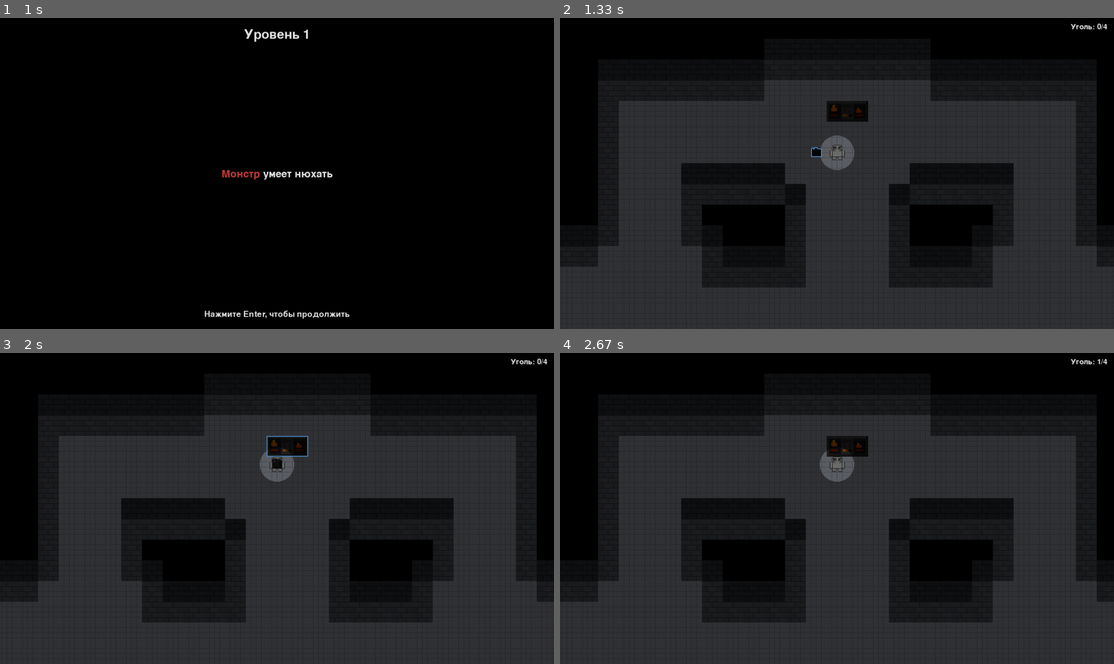
Above: before the commit, frames 1-4 (two rows, left to right).
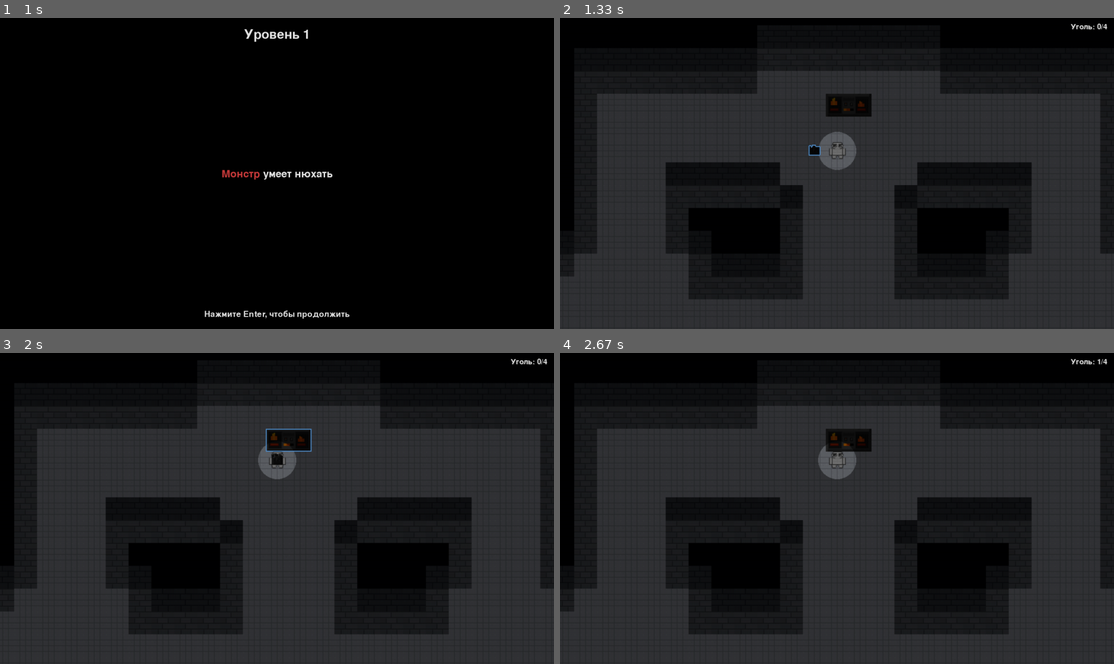
Above: after the commit, the same moments.

Repository: sser1to/pygame_project
Game: pygame game, started from main.py
The game is run twice, just before and just after one commit, with the same random seed, the same clock (stepped at 60 frames per second) and the same inputs.
Inputs:
- Up to frame 1 (1 s): tap Enter at 0.33 s
- Up to frame 2 (1.33 s): tap Keypad Enter at 1.17 s
- Up to frame 3 (2 s): hold Enter 1.5-1.97 s; hold W 1.5-1.97 s
- Up to frame 4 (2.67 s): tap Enter at 2 s

Frame 1 is identical in both runs. In frame 2, 8.6% of the frame differs, in the area x 0-100%, y 9-91%; in frame 3, 8.6%; in frame 4, 8.5%.

Commit message:
add objects cannot be seen in the dark, remove the cursor during the game

Diff:
--- a/main.py
+++ b/main.py
@@ -78,8 +78,8 @@
 MONSTER_ARM_UPPER_SCALE_Y = 0.35
 MONSTER_ARM_LOWER_SCALE_X = 1.8
 MONSTER_ARM_LOWER_SCALE_Y = 0.5
-MONSTER_SPAWN_SAFE_RADIUS = 8
-MONSTER_SPAWN_MIN_DISTANCE = 6
+MONSTER_SPAWN_SAFE_RADIUS = 20
+MONSTER_SPAWN_MIN_DISTANCE = 10
 MONSTER_PATROL_COUNT = 14
 MONSTER_PATROL_SAMPLE_SIZE = 200
 MONSTER_GRAB_RADIUS_TILES = 4
@@ -88,6 +88,7 @@
 MONSTER_GRAB_SWAY = 0.06
 MONSTER_ANCHOR_LERP = 0.08
 MONSTER_TINT = (70, 70, 70)
+CAMERA_ZOOM = 1.1
 
 STONE_THROW_SPEED = 520
 
@@ -903,6 +904,17 @@
     return light_tiles
 
 
+def get_candle_visibility_tiles(items, player):
+    visibility_tiles = set()
+    visibility_radius = CANDLE_LIGHT_RADIUS + 1
+    if player.carrying == ITEM_CANDLE:
+        visibility_tiles.update(get_light_tiles(get_player_tile(player), visibility_radius))
+    for item in items:
+        if item.kind == ITEM_CANDLE:
+            visibility_tiles.update(get_light_tiles(item.tile, visibility_radius))
+    return visibility_tiles
+
+
 def get_candle_centers(player, items):
     centers = []
     if player.carrying == ITEM_CANDLE:
@@ -919,6 +931,10 @@
     return centers
 
 
+def item_is_visible(item_tile, dark_tiles, visibility_tiles):
+    return item_tile not in dark_tiles or item_tile in visibility_tiles
+
+
 def get_item_at(items, tile):
     for item in items:
         if item.tile == tile:
@@ -965,7 +981,16 @@
     return last_valid
 
 
-def handle_interaction(player, items, grid, sound_events, stone_projectiles, stone_sprite, sfx=None):
+def handle_interaction(
+    player,
+    items,
+    grid,
+    sound_events,
+    stone_projectiles,
+    stone_sprite,
+    dark_tiles=None,
+    sfx=None,
+):
     player_tile = get_player_tile(player)
     offset = direction_to_offset(player.last_dir)
     target_tile = (player_tile[0] + offset[0], player_tile[1] + offset[1]) if offset != (0, 0) else None
@@ -1072,12 +1097,14 @@
                 screen.blit(assets["furnace_single"], (world_x - offset.x, world_y - offset.y))
 
 
-def draw_items(screen, items, assets, offset):
+def draw_items(screen, items, assets, offset, dark_tiles=None, visibility_tiles=None):
     for item in items:
+        if dark_tiles is not None and visibility_tiles is not None and not item_is_visible(item.tile, dark_tiles, visibility_tiles):
+            continue
         item.draw(screen, assets, offset)
 
 
-def draw_item_outlines(screen, items, assets, outlines, offset, player):
+def draw_item_outlines(screen, items, assets, outlines, offset, player, dark_tiles=None, visibility_tiles=None):
     player_tile = get_player_tile(player)
     can_pick = player.carrying is None
     pickable_tiles = [player_tile] + adjacent_tiles(player_tile)
@@ -1085,6 +1112,8 @@
     candidate_dist = None
     player_center = player.rect.center
     for item in items:
+        if dark_tiles is not None and visibility_tiles is not None and not item_is_visible(item.tile, dark_tiles, visibility_tiles):
+            continue
         if item.tile not in pickable_tiles:
             continue
         if item.kind == ITEM_LEVER and item.active:
@@ -1218,6 +1247,18 @@
         screen.blit(shadow, (x + 2, y + 2))
         screen.blit(text, (x, y))
         y += line_height
+
+
+def blit_zoomed_world(screen, world_surface, zoom):
+    if zoom <= 1.0:
+        screen.blit(world_surface, (0, 0))
+        return
+    width, height = world_surface.get_size()
+    zoomed_size = (int(width * zoom), int(height * zoom))
+    zoomed_surface = pygame.transform.smoothscale(world_surface, zoomed_size)
+    offset_x = (width - zoomed_size[0]) // 2
+    offset_y = (height - zoomed_size[1]) // 2
+    screen.blit(zoomed_surface, (offset_x, offset_y))
 
 
 def draw_spotlight(screen, player, candle_centers, camera):
@@ -1527,6 +1568,7 @@
     pygame.init()
     screen = pygame.display.set_mode((SCREEN_WIDTH, SCREEN_HEIGHT), pygame.FULLSCREEN)
     clock = pygame.time.Clock()
+    pygame.mouse.set_visible(False)
 
     while True:
         selected_level = run_menu(screen, clock, CURRENT_LEVEL)
@@ -1713,6 +1755,7 @@
                         sound_events,
                         stone_projectiles,
                         item_assets[ITEM_STONE],
+                        dark_tiles,
                         sfx,
                     )
                     if ate_apple and HUNGER_ENABLED:
@@ -1763,6 +1806,7 @@
 
         player_tile = get_player_tile(player)
         light_tiles = get_candle_light_tiles(items, player)
+        visibility_tiles = get_candle_visibility_tiles(items, player)
         candle_centers = get_candle_centers(player, items)
 
         if freeze_enabled:
@@ -1791,17 +1835,20 @@
 
         screen = pygame.display.get_surface() or screen
         screen.fill((10, 10, 14))
-        draw_map(screen, grid, assets, camera)
-        draw_items(screen, items, item_assets, camera)
-        draw_projectiles(screen, stone_projectiles, camera)
-        player.draw(screen, camera)
-        draw_carried_item(screen, player, item_assets, camera)
-        draw_spotlight(screen, player, candle_centers, camera)
-        draw_darkness(screen, dark_tiles, dark_overlay, candle_centers, camera)
+        world_surface = pygame.Surface(screen.get_size())
+        world_surface.fill((10, 10, 14))
+        draw_map(world_surface, grid, assets, camera)
+        draw_items(world_surface, items, item_assets, camera, dark_tiles, visibility_tiles)
+        draw_projectiles(world_surface, stone_projectiles, camera)
+        player.draw(world_surface, camera)
+        draw_carried_item(world_surface, player, item_assets, camera)
+        draw_spotlight(world_surface, player, candle_centers, camera)
+        draw_darkness(world_surface, dark_tiles, dark_overlay, candle_centers, camera)
         for monster in monsters:
-            monster.draw(screen, camera)
-        draw_item_outlines(screen, items, item_assets, item_outlines, camera, player)
-        draw_furnace_outline(screen, grid, player, camera)
+            monster.draw(world_surface, camera)
+        draw_item_outlines(world_surface, items, item_assets, item_outlines, camera, player, dark_tiles, visibility_tiles)
+        draw_furnace_outline(world_surface, grid, player, camera)
+        blit_zoomed_world(screen, world_surface, CAMERA_ZOOM)
         if freeze_enabled:
             draw_cold_bar(screen, cold_value)
         if hunger_enabled:
